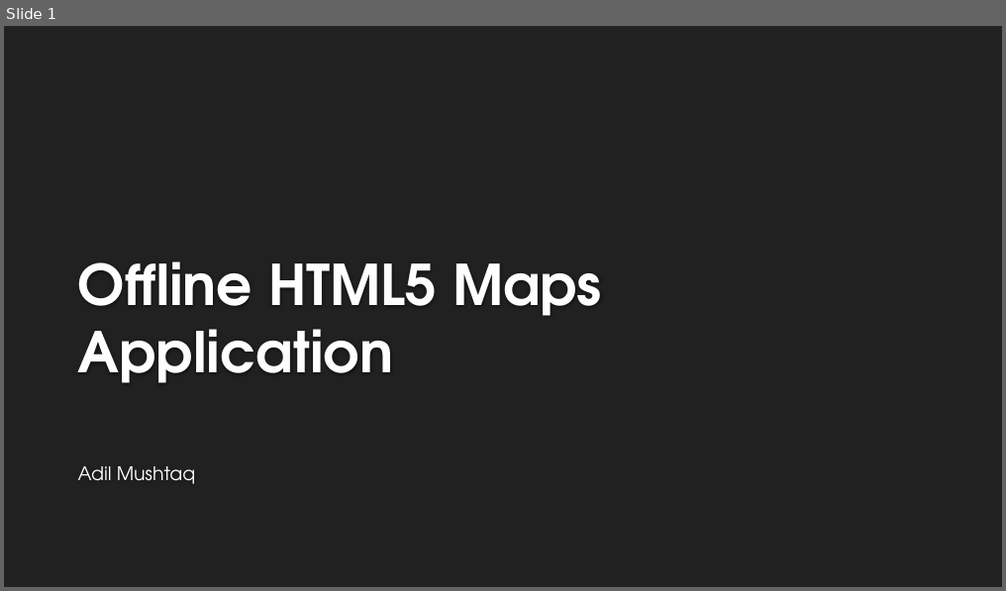
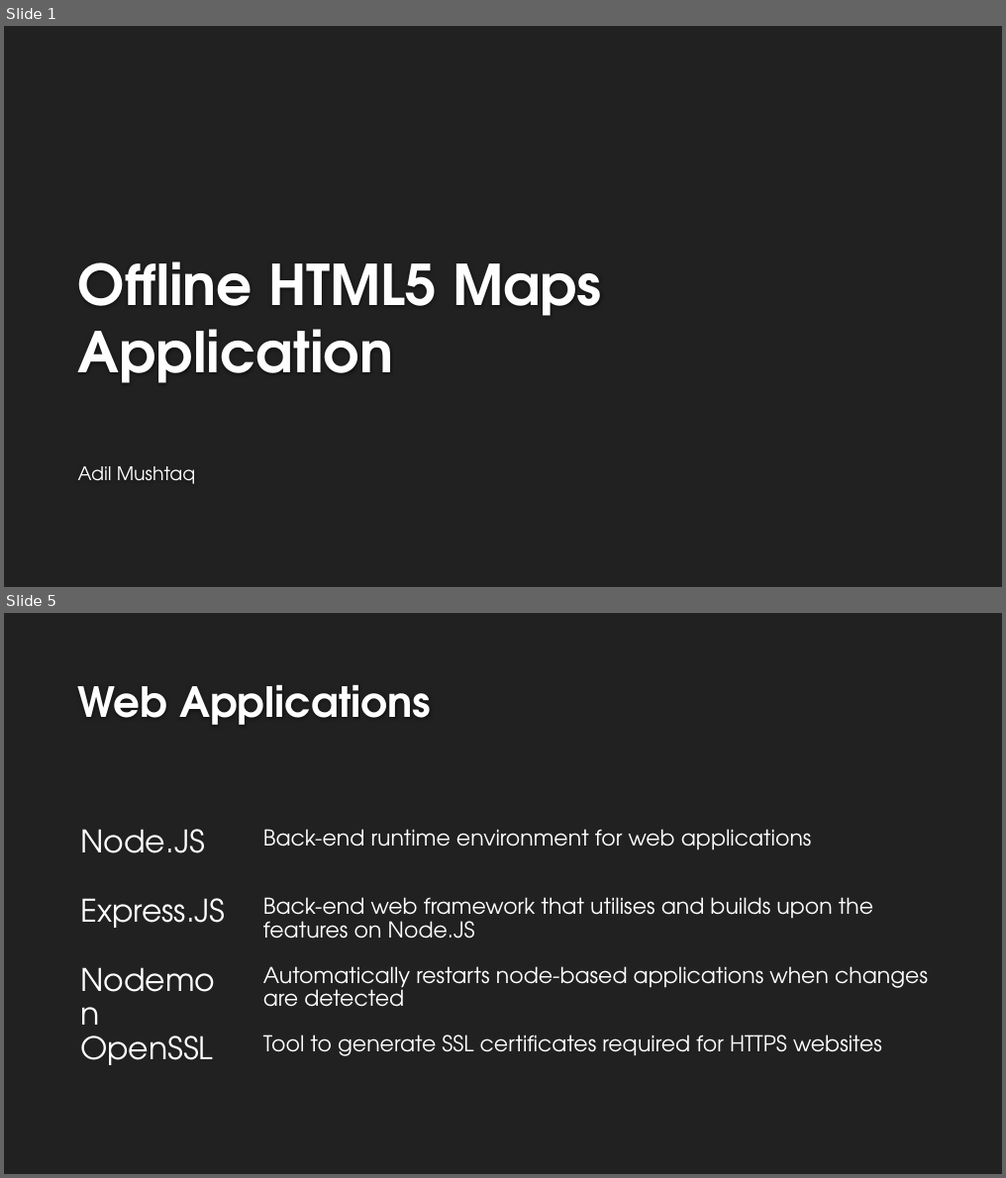
Before and after one commit to devquidevelopments/offline-map, a slide deck: Project/Presentation.pptx. Shown one above the other, each under a label of ours: slide 1 before the commit, slides 1 and 5 after it; the slides between them are not shown. The pictures are 1006x591 and 1006x1178 pixels, drawn with LibreOffice and Linux fonts; fonts in the diff are those of the drawing; background and template pictures are left out. Boxes give left, top, right and bottom in pixels: in the first picture for what was removed or moved away, otherwise in the second. Text is boxed around its words. In the diff, an @@ line names an element or a change of style, - is before the commit and + after.

```diff
--- a/Project/Presentation.pptx
+++ b/Project/Presentation.pptx
@@ slide 5 added at (4,613,1002,1174), background #212121 @@
@@ title added at (78,684,431,725), 40 pt, text #FEFEFE, bold @@
+Web Applications
@@ group added at (71,829,928,1065): 8 texts @@
+Node.JS
+Back-end runtime environment for web applications
+Express.JS
+Back-end web framework that utilises and builds upon the features on Node.JS
+Nodemon
+Automatically restarts node-based applications when changes are detected
+OpenSSL
+Tool to generate SSL certificates required for HTTPS websites
```
Also in this commit, not shown: 7 slides changed, 3 other slides added, 2 slides removed.
